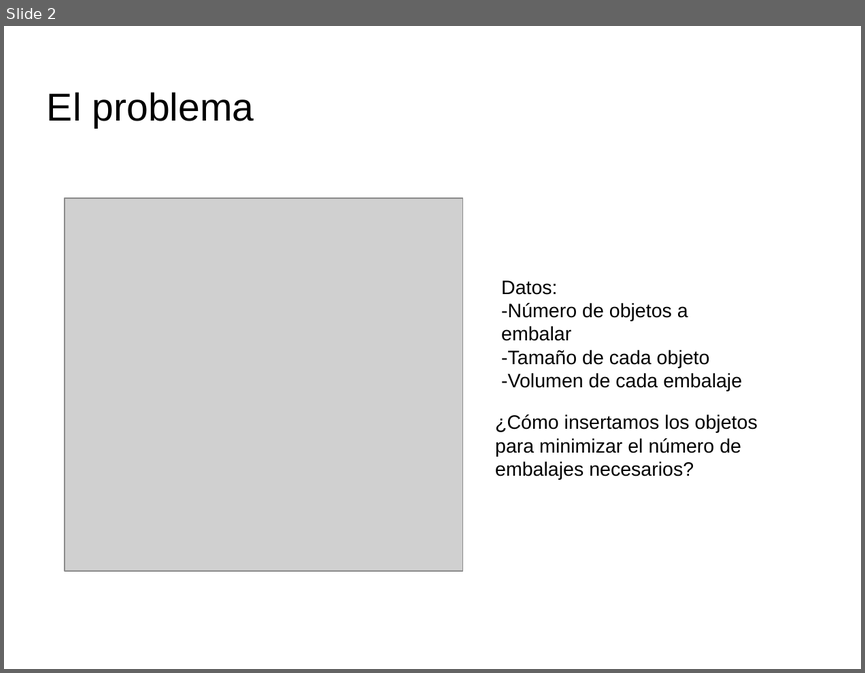
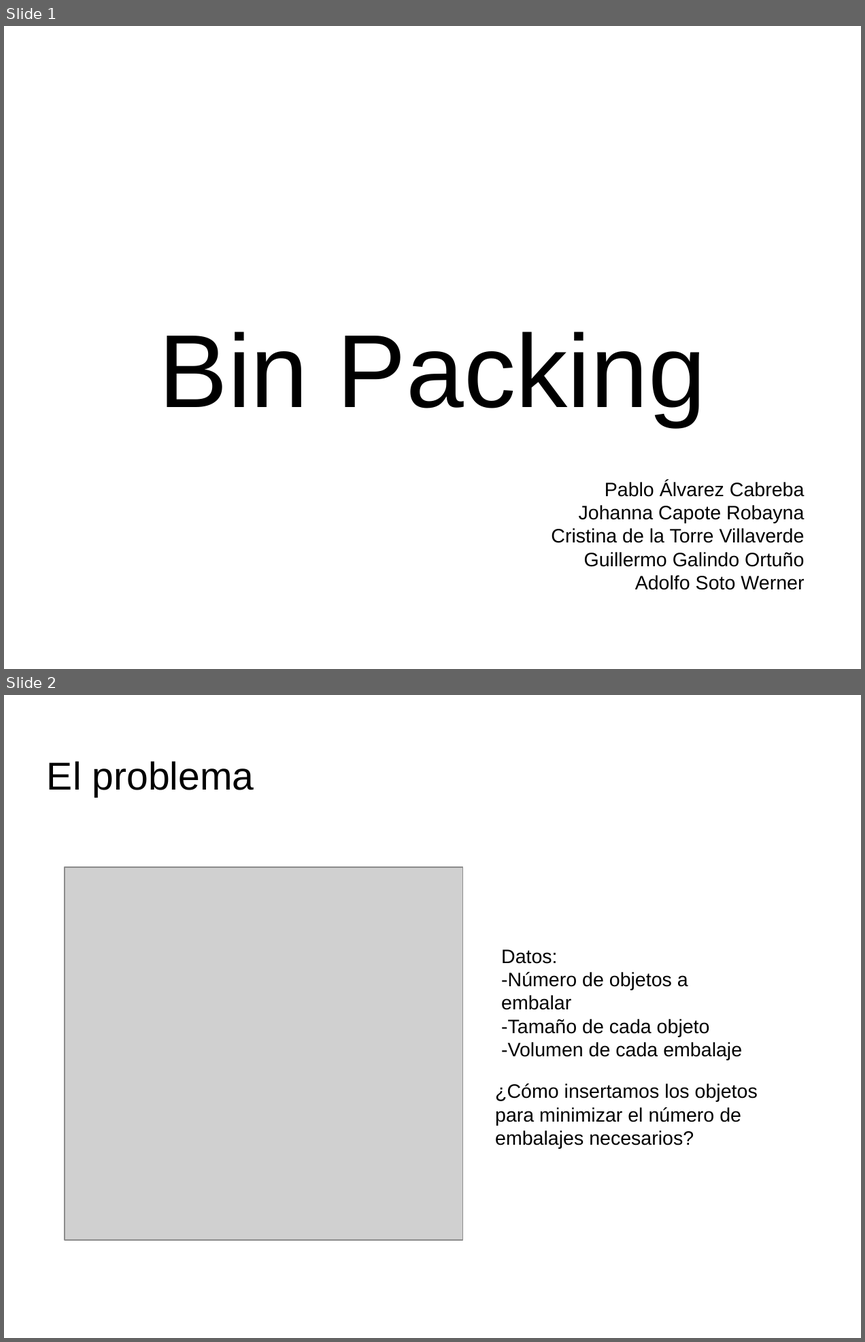
Before and after one commit to guillegalor/BinPacking, a slide deck: office/presentación.odp. Shown one above the other, each under a label of ours: slide 2 before the commit, slides 1 and 2 after it. The pictures are 865x673 and 865x1342 pixels, drawn with LibreOffice and Linux fonts; fonts in the diff are those of the drawing; grey boxes stand for pictures; background and template pictures are left out. Boxes give left, top, right and bottom in pixels: in the first picture for what was removed or moved away, otherwise in the second. Text is boxed around its words. In the diff, an @@ line names an element or a change of style, - is before the commit and + after.

```diff
--- a/office/presentación.odp
+++ b/office/presentación.odp
@@ slide 1 added at [4,26,861,669], background picture (left out) @@
@@ subtitle added at [159,331,706,425], 96 pt, text #000000 @@
+Bin Packing
@@ text added at [551,480,804,590], 18 pt, text #000000 @@
+Pablo Álvarez Cabreba
+Johanna Capote Robayna
+Cristina de la Torre Villaverde
+Guillermo Galindo Ortuño
+Adolfo Soto Werner
```
Also in this commit, not shown: 2 other slides added, 1 slide removed.
